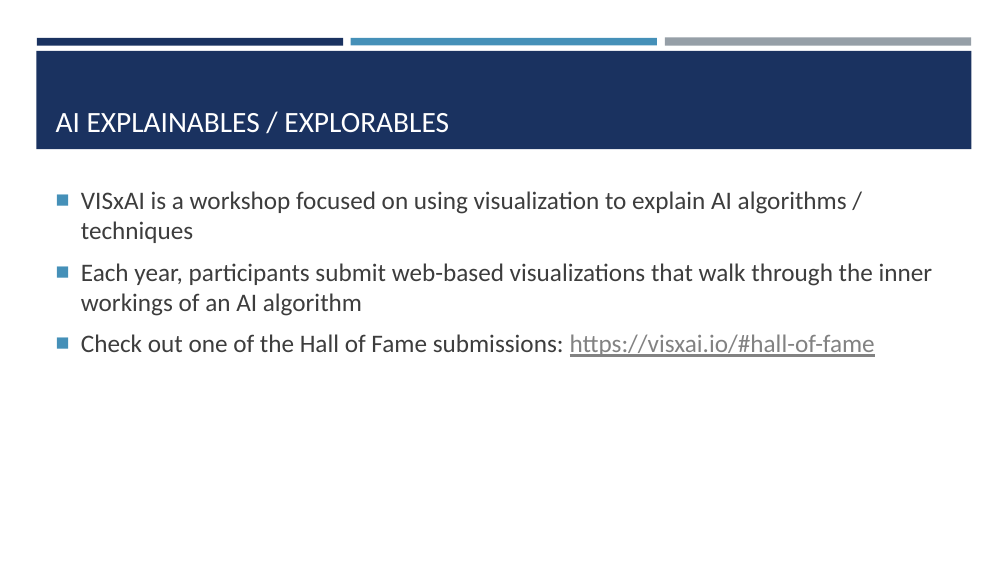
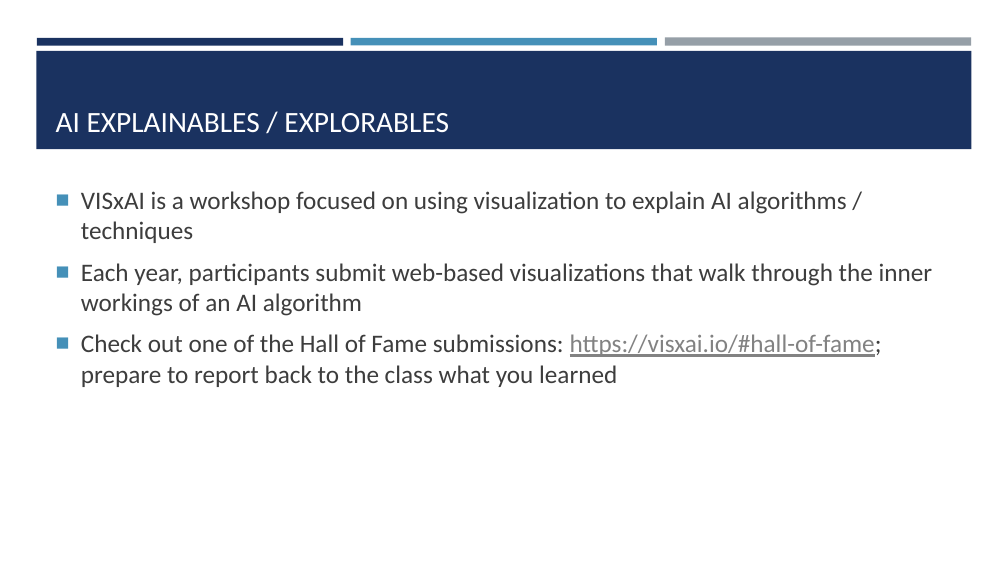
Before and after one commit to amosca01/SDS-CSC235, a slide deck: slide 5 of slides/18-XAI-lab.pptx. Drawn at 1008x567 pixels with LibreOffice and Linux fonts; fonts in the diff are those of the drawing. Boxes give left, top, right and bottom in pixels: in the first picture for what was removed or moved away, otherwise in the second. Text is boxed around its words. In the diff, an @@ line names an element or a change of style, - is before the commit and + after.

```diff
--- a/slides/18-XAI-lab.pptx
+++ b/slides/18-XAI-lab.pptx
@@ text at <box>81,334,882,387</box>: text changed @@
-■ Check out one of the Hall of Fame submissions: https://visxai.io/#hall-of-fame
+■ Check out one of the Hall of Fame submissions: https://visxai.io/#hall-of-fame; prepare to report back to the class what you learned
```
Also in this commit, not shown: 3 other files.
